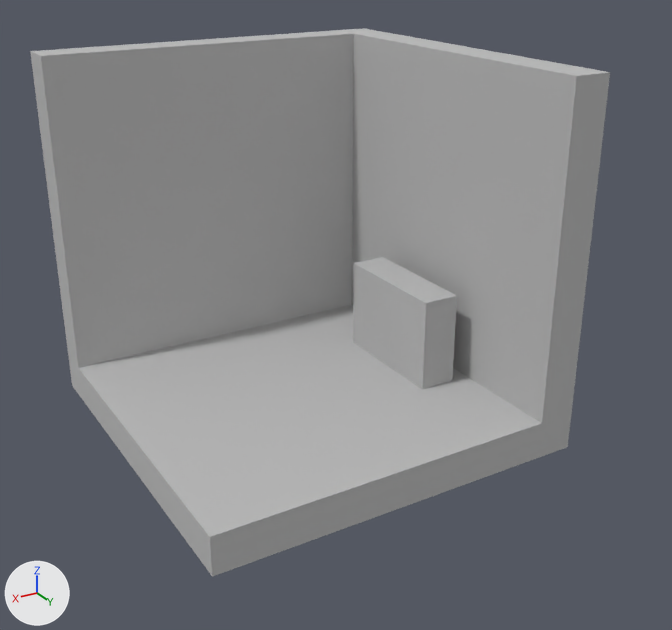
Before and after pictures for a commit that changed the OBJ model public/assets/Models/room.obj.
Both versions are drawn from a camera (50 mm lens) standing at (10.88, 19.8, 12.16) and looking at (-0.24, 1.27, 2.9). The lights are fixed; the arrows at lower left show +X, +Y and +Z. Where no turn or scale is listed for an object, it has been applied to the vertices. Vertices at the same position are counted once.

The first picture shows 'room'.
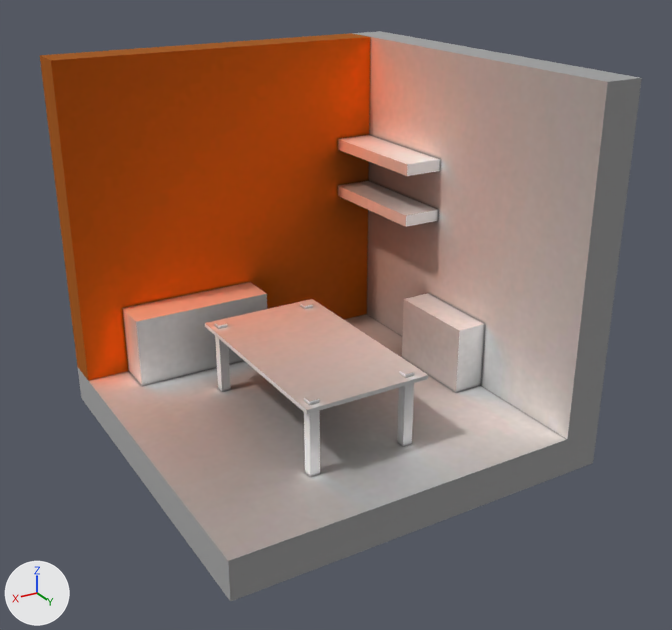
Commit message: room wip

Location of each change, [x1, y1, x2, y2] in pixels of the pictures (672 x 630 px; the box of a moved part takes in the faces that stretch with it):
'room', reshaped: before [30, 28, 610, 577]; after [40, 31, 642, 601]
part 1 of me_room, added: after [122, 282, 267, 386]
part 2 of me_room, added (brown): after [338, 181, 439, 227]
part 3 of me_room, added: after [304, 395, 320, 477]
part 4 of me_room, added: after [402, 293, 485, 393]
part 5 of me_room, added: after [300, 302, 313, 309]
part 6 of me_room, added: after [397, 368, 414, 447]
part 7 of me_room, added: after [215, 321, 231, 392]
part 8 of me_room, moved or reshaped: before [30, 28, 610, 577]; after [40, 31, 642, 601]
part 9 of me_room, added (beige): after [205, 299, 428, 414]
part 10 of me_room, added: after [338, 135, 441, 176]
part 11 of me_room, deleted: before [353, 257, 457, 390]

Diff of the bpy script that builds the scene:
```diff
--- a/public/assets/Models/room.obj.py
+++ b/public/assets/Models/room.obj.py
@@ img_room_jpg @@
+img_room_jpg = load_image('room.jpg', 'room.jpg', 1024, 1024, 'sRGB')
@@ mat_lambert5sg @@
+mat_lambert5sg = principled_material('lambert5SG')
+mat_lambert5sg.texture = img_room_jpg
+mat_lambert5sg.metallic = 1.0
+mat_lambert5sg.roughness = 1.0
@@ me_room @@
 # used by ob_room; location = (0.0, 0.0, 0.0)
-me_room.from_pydata(...)  # 27 vertices, 24 faces; spans x -5.0..5.0, y -5.0..5.0, z -0.5..9.0
-me_room.materials.append(mat_initialshadinggroup)  # grey #bcbcbc
+me_room.from_pydata(...)  # 91 vertices, 72 faces; spans x -5.0..5.0, y -4.11..5.89, z -0.5..9.0
+# me_room part 1: a new loose piece, a box spanning x 0.03..3.86, y -3.18..-2.04, z 0.2..2.4, in mat_lambert5sg (picture img_room_jpg)
+# me_room part 2: a new loose piece, a box spanning x -4.07..-2.92, y -3.43..0.4, z 4.54..4.84, in mat_lambert5sg (picture img_room_jpg)
+# me_room part 3: a new loose piece, a box spanning x 1.9..2.16, y 3.89..4.14, z -0.07..2.43, in mat_lambert5sg (picture img_room_jpg)
+# me_room part 4: a new loose piece, a box spanning x -4.24..-3.15, y 0.1..2.61, z -0.18..2.31, in mat_lambert5sg (picture img_room_jpg)
+# me_room part 5: a new loose piece, a box spanning x -0.64..-0.39, y -0.87..-0.62, z -0.07..2.43, in mat_lambert5sg (picture img_room_jpg)
+# me_room part 6: a new loose piece, a box spanning x -0.64..-0.39, y 3.89..4.14, z -0.07..2.43, in mat_lambert5sg (picture img_room_jpg)
+# me_room part 7: a new loose piece, a box spanning x 1.9..2.16, y -0.87..-0.62, z -0.07..2.43, in mat_lambert5sg (picture img_room_jpg)
+# me_room part 8: the loose piece of 19 vertices spanning x -5.0..5.0, y -5.0..5.0, z -0.5..9.0 is moved by (0.0, 0.89, 0.0), in mat_lambert5sg (picture img_room_jpg)
+# me_room part 9: a new loose piece, a box spanning x -0.93..2.31, y -1.16..4.29, z 2.24..2.34, in mat_lambert5sg (picture img_room_jpg)
+# me_room part 10: a new loose piece, a box spanning x -4.07..-2.92, y -3.43..0.4, z 5.92..6.22, in mat_lambert5sg (picture img_room_jpg)
+# me_room part 11: the loose piece of 8 vertices spanning x -3.5..-2.5, y -1.5..2.0, z 0.5..3.0 is deleted
+me_room.materials.append(mat_lambert5sg)  # picture img_room_jpg
```
